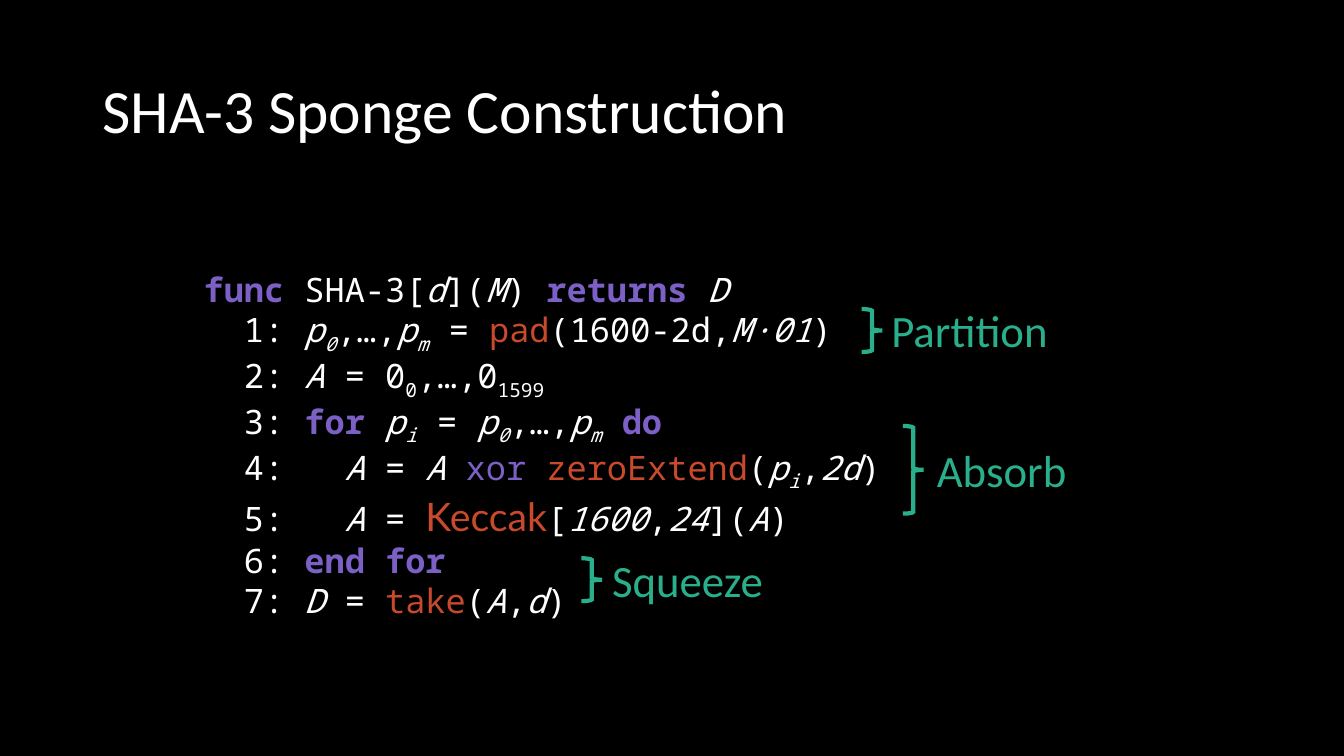
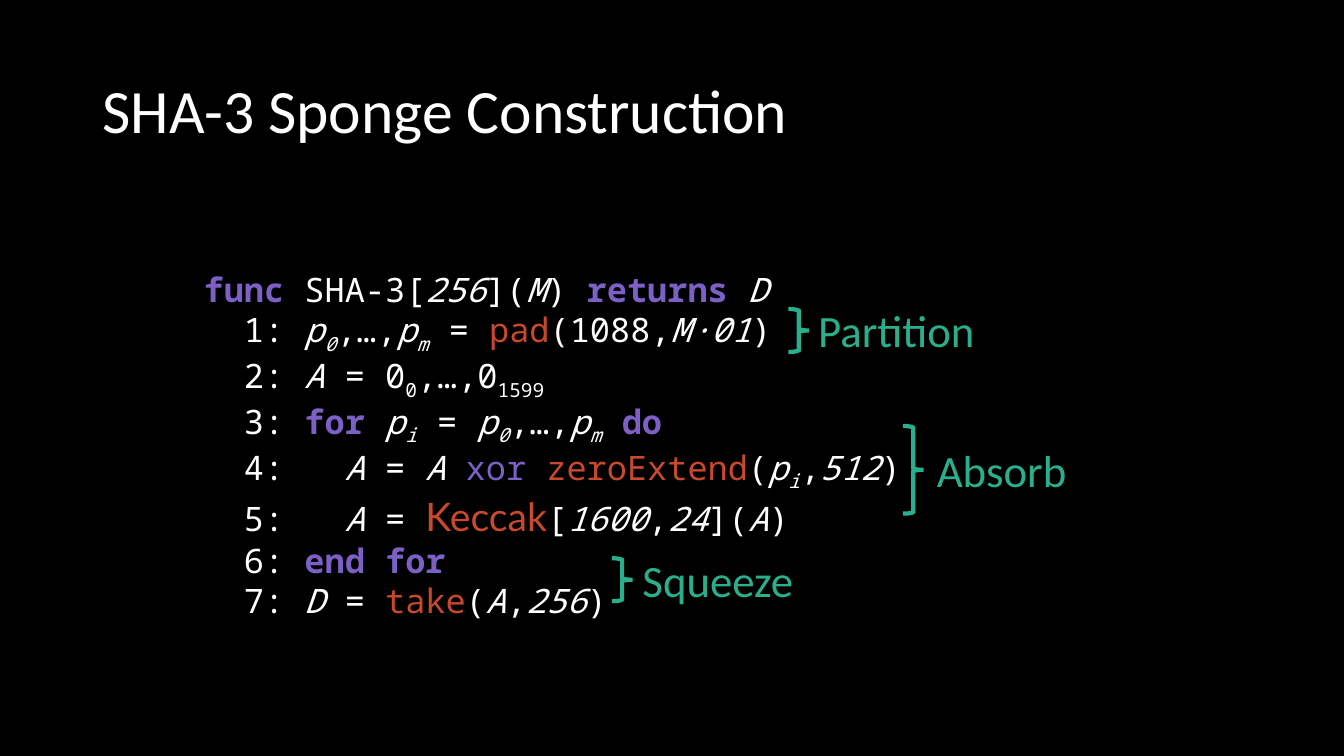
Before and after one commit to ericmercer/sha3-verification, a slide deck: slide 5 of presentation/SPIN2022.pptx. Drawn at 1344x756 pixels with LibreOffice and Linux fonts; fonts in the diff are those of the drawing. Boxes give left, top, right and bottom in pixels: in the first picture for what was removed or moved away, otherwise in the second. Text is boxed around its words. In the diff, an @@ line names an element or a change of style, - is before the commit and + after.

```diff
--- a/presentation/SPIN2022.pptx
+++ b/presentation/SPIN2022.pptx
@@ text at [204, 276, 768, 350]: text changed @@
-func SHA-3[d](M) returns D
-1: p0,…,pm = pad(1600-2d,M·01)
+func SHA-3[256](M) returns D
+1: p0,…,pm = pad(1088,M·01)
@@ text "Partition": place and size @@
-text "Partition" at [891, 316, 1047, 348]
+text "Partition" at [818, 316, 974, 348]
@@ right brace: place and size @@
-right brace at [862, 310, 883, 353]
+right brace at [788, 310, 810, 353]
@@ text at [244, 454, 881, 486]: text changed @@
-4: A = A xor zeroExtend(pi,2d)
+4: A = A xor zeroExtend(pi,512)
@@ right brace: place and size @@
-right brace at [582, 559, 603, 602]
+right brace at [612, 559, 633, 602]
@@ text "Squeeze": place and size @@
-text "Squeeze" at [612, 568, 763, 604]
+text "Squeeze" at [642, 568, 793, 604]
@@ text at [244, 587, 587, 619]: text changed @@
-7: D = take(A,d)
+7: D = take(A,256)
```
Also in this commit, not shown: 5 other slides changed.
